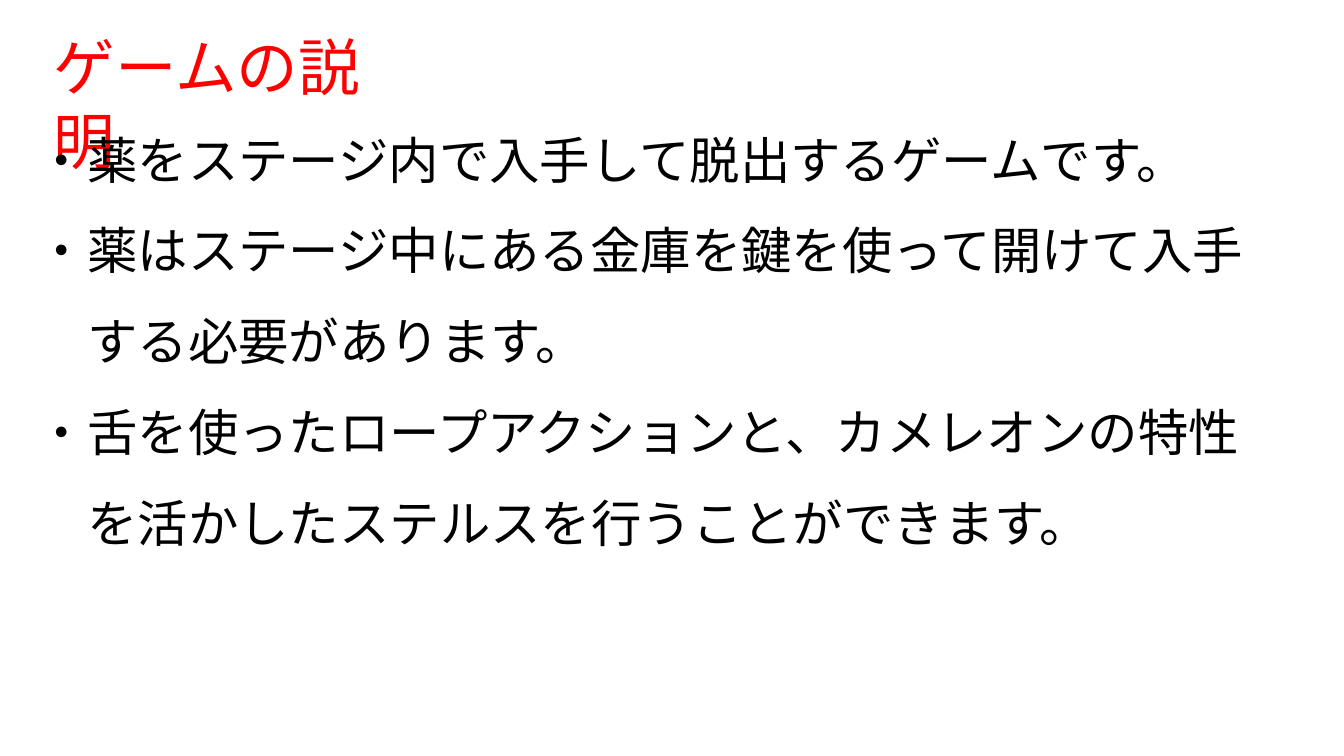
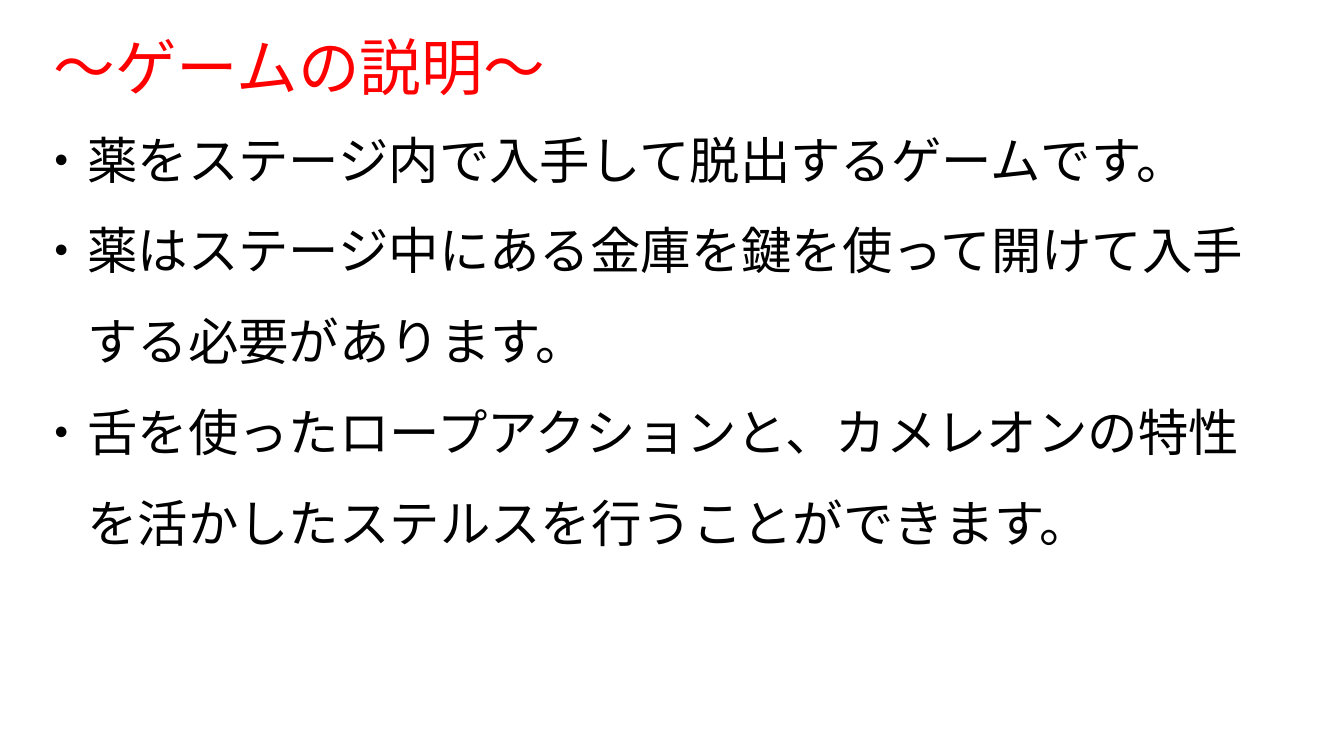
Before and after one commit to 1601323/Gameproject, a slide deck: slide 5 of AsoGameSho.pptx. Drawn at 1344x756 pixels with LibreOffice and Linux fonts; fonts in the diff are those of the drawing; background and template pictures are left out. Boxes give left, top, right and bottom in pixels: in the first picture for what was removed or moved away, otherwise in the second. Text is boxed around its words. In the diff, an @@ line names an element or a change of style, - is before the commit and + after.

```diff
--- a/AsoGameSho.pptx
+++ b/AsoGameSho.pptx
@@ text at (54, 38, 545, 95): text changed @@
-ゲームの説明
+～ゲームの説明～
```
Also in this commit, not shown: 5 other slides changed.
